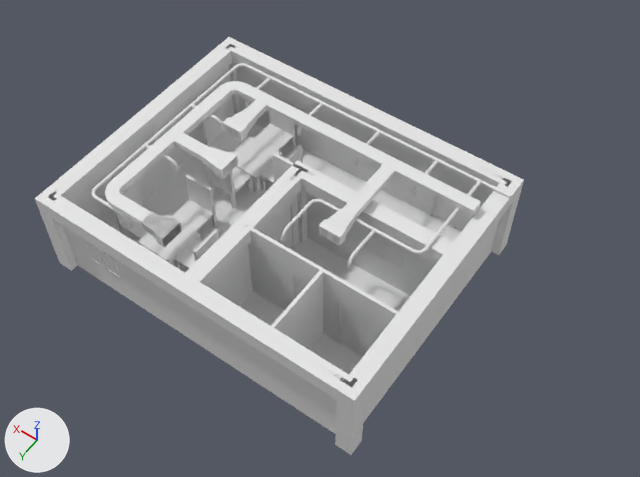
One commit to the Blender file S010.blend: the scene before it, then after it.
Before and after are seen from a 50 mm lens placed at (-5.39, 16.7, 21.7), pointed at (3.68, 4.0, 1.74). The lights are fixed; the arrows at lower left show +X, +Y and +Z.

Objects in the first picture: 'IfcBeam/Beam', 'IfcBeam/Beam.001', 'IfcBeam/Beam.002', 'IfcBeam/Beam.003', 'IfcBeam/Beam.004', 'IfcDuctSegment/DuctSegment', 'IfcDuctSegment/DuctSegment.002', 'IfcDuctSegment/DuctSegment.003', 'IfcDuctSegment/DuctSegment.005', 'IfcDuctSegment/DuctSegment.007', 'IfcDuctSegment/DuctSegment.010', 'IfcDuctSegment/DuctSegment.011', 'IfcDuctSegment/DuctSegment.012', 'IfcSlab/Slab', 'IfcWall/Wall', 'IfcWall/Wall.002', 'IfcWall/Wall.003', 'IfcWall/Wall.004', 'IfcWall/Wall.005', 'IfcWall/Wall.006', 'IfcWall/Wall.007'.
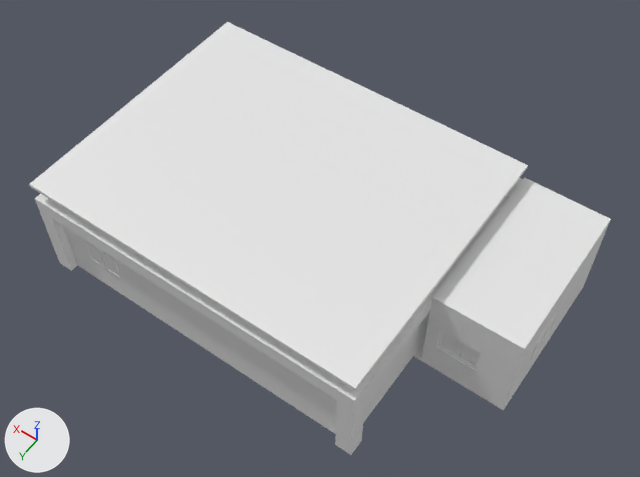
Where the newer file only moved an object's origin or applied its transform, the numbers keep the older frame.

Edits to the bpy script that builds the scene:
```text
Add me_15_7337:
    me_15_7337.from_pydata(...)  # a box spanning x 0.0..8.0, y 0.0..0.1, z 0.0..0.5
Add me_15_7444:
    me_15_7444.from_pydata(...)  # 16 vertices, 28 faces; spans x 0.0..2.5, y 0.0..0.1, z 0.0..3.0
Add me_15_8987:
    me_15_8987.from_pydata([(0.0, 0.0, -0.1), (0.0, 0.0, 0.0), (0.0, -5.0, 0.0), (0.0, -5.0, -0.1), (2.85, -5.0, 0.0), (2.85, -5.0, -0.1), (2.85, -0.03, 0.0), (2.85, -0.03, -0.1)], [], [(1, 0, 3), (2, 1, 3), (2, 3, 5), (4, 2, 5), (4, 5, 7), (6, 4, 7), (6, 7, 0), (1, 6, 0), (3, 0, 7), (5, 3, 7), (6, 1, 2), (6, 2, 4)])
Change ob_ifcwall_wall_006:
    ob_ifcwall_wall_006: bpy.data.objects.new('IfcWall/Wall.006', me_15_226) -> bpy.data.objects.new('IfcWall/Wall.006', me_15_7337)
Change ob_ifcwall_wall_007:
    ob_ifcwall_wall_007: bpy.data.objects.new('IfcWall/Wall.007', me_15_1755) -> bpy.data.objects.new('IfcWall/Wall.007', me_15_7444)
Change ob_ifcbeam_beam_002:
    ob_ifcbeam_beam_002: bpy.data.objects.new('IfcBeam/Beam.002', me_15_1089) -> bpy.data.objects.new('IfcBeam/Beam.002', me_15_1155)
Change ob_ifcbeam_beam_003:
    ob_ifcbeam_beam_003: bpy.data.objects.new('IfcBeam/Beam.003', me_15_1177) -> bpy.data.objects.new('IfcBeam/Beam.003', me_15_1133)
Change ob_ifcbeam_beam_004:
    ob_ifcbeam_beam_004: bpy.data.objects.new('IfcBeam/Beam.004', me_15_1155) -> bpy.data.objects.new('IfcBeam/Beam.004', me_15_1177)
Change ob_ifcductsegment_ductsegment_002:
    ob_ifcductsegment_ductsegment_002: bpy.data.objects.new('IfcDuctSegment/DuctSegment.002', me_15_6730) -> bpy.data.objects.new('IfcDuctSegment/DuctSegment.002', me_15_6035)
Change ob_ifcductsegment_ductsegment_003:
    ob_ifcductsegment_ductsegment_003: bpy.data.objects.new('IfcDuctSegment/DuctSegment.003', me_15_6035) -> bpy.data.objects.new('IfcDuctSegment/DuctSegment.003', me_15_6730)
Change ob_ifcductsegment_ductsegment_005:
    ob_ifcductsegment_ductsegment_005: bpy.data.objects.new('IfcDuctSegment/DuctSegment.005', me_15_6364) -> bpy.data.objects.new('IfcDuctSegment/DuctSegment.005', me_15_5963)
Change ob_ifcductsegment_ductsegment_006:
    ob_ifcductsegment_ductsegment_006: bpy.data.objects.new('IfcDuctSegment/DuctSegment.006', me_15_6364) -> bpy.data.objects.new('IfcDuctSegment/DuctSegment.006', me_15_6804)
Change ob_ifcductsegment_ductsegment_007:
    ob_ifcductsegment_ductsegment_007: bpy.data.objects.new('IfcDuctSegment/DuctSegment.007', me_15_6364) -> bpy.data.objects.new('IfcDuctSegment/DuctSegment.007', me_15_6873)
Change ob_ifcductsegment_ductsegment_010:
    ob_ifcductsegment_ductsegment_010: bpy.data.objects.new('IfcDuctSegment/DuctSegment.010', me_15_5963) -> bpy.data.objects.new('IfcDuctSegment/DuctSegment.010', me_15_6364)
Change ob_ifcductsegment_ductsegment_011:
    ob_ifcductsegment_ductsegment_011: bpy.data.objects.new('IfcDuctSegment/DuctSegment.011', me_15_5963) -> bpy.data.objects.new('IfcDuctSegment/DuctSegment.011', me_15_6364)
Change ob_ifcductsegment_ductsegment_012:
    ob_ifcductsegment_ductsegment_012: bpy.data.objects.new('IfcDuctSegment/DuctSegment.012', me_15_6873) -> bpy.data.objects.new('IfcDuctSegment/DuctSegment.012', me_15_6364)
Add ob_ifcslab_slab_004:
    ob_ifcslab_slab_004 = bpy.data.objects.new('IfcSlab/Slab.004', me_15_7627)  # a box spanning x 0.0..2.6, y -5.0..0.0, z -0.1..0.0
    ob_ifcslab_slab_004.location = (-2.95, 4.75, 3.1)
Add ob_ifcslab_slab_001:
    ob_ifcslab_slab_001 = bpy.data.objects.new('IfcSlab/Slab.001', me_15_7104_1)  # a box spanning x 0.0..10.7, y -8.5..0.0, z -0.1..0.0
    ob_ifcslab_slab_001.location = (-0.35, 8.25, 3.6)
Add ob_ifcslab_slab_002:
    ob_ifcslab_slab_002 = bpy.data.objects.new('IfcSlab/Slab.002', me_15_8987)
    ob_ifcslab_slab_002.location = (-2.95, 4.75, 0.0)
Add ob_ifcwindow_window_013:
    ob_ifcwindow_window_013 = bpy.data.objects.new('IfcWindow/Window.013', me_15_2218)
    ob_ifcwindow_window_013.location = (-2.85, 3.04, 1.0)
    ob_ifcwindow_window_013.rotation_euler = (0.0, 0.0, 1.571)  # degrees (0, 0, 90)
Add ob_ifcwindow_window_012:
    ob_ifcwindow_window_012 = bpy.data.objects.new('IfcWindow/Window.012', me_15_2218)
    ob_ifcwindow_window_012.location = (-2.85, 2.44, 1.0)
    ob_ifcwindow_window_012.rotation_euler = (0.0, 0.0, 1.571)  # degrees (0, 0, 90)
Add ob_ifcwindow_window_011:
    ob_ifcwindow_window_011 = bpy.data.objects.new('IfcWindow/Window.011', me_15_2218)
    ob_ifcwindow_window_011.location = (-1.31, 4.75, 1.0)
    ob_ifcwindow_window_011.rotation_euler = (0.0, 0.0, 3.142)  # degrees (0, 0, 180)
Add ob_ifcwindow_window_010:
    ob_ifcwindow_window_010 = bpy.data.objects.new('IfcWindow/Window.010', me_15_2218)
    ob_ifcwindow_window_010.location = (-0.71, 4.75, 1.0)
    ob_ifcwindow_window_010.rotation_euler = (0.0, 0.0, 3.142)  # degrees (0, 0, 180)
Add ob_ifcwall_wall_012:
    ob_ifcwall_wall_012 = bpy.data.objects.new('IfcWall/Wall.012', me_15_7506)  # 20 vertices, 40 faces; spans x 0.0..2.5, y 0.0..0.1, z 0.0..3.0
    ob_ifcwall_wall_012.location = (-0.35, 4.75, 0.0)
    ob_ifcwall_wall_012.rotation_euler = (0.0, 0.0, 3.142)  # degrees (0, 0, 180)
Add ob_ifcwall_wall_009:
    ob_ifcwall_wall_009 = bpy.data.objects.new('IfcWall/Wall.009', me_15_7482)  # 20 vertices, 40 faces; spans x 0.0..5.0, y 0.0..0.1, z 0.0..3.0
    ob_ifcwall_wall_009.location = (-2.85, -0.25, 0.0)
    ob_ifcwall_wall_009.rotation_euler = (0.0, 0.0, 1.571)  # degrees (0, 0, 90)
```

Changed parts and their boxes (x1, y1, x2, y2) in the pictures (640 x 477 px):
'IfcSlab/Slab.001', added: after (29, 22, 528, 390)
'IfcSlab/Slab.004', added: after (432, 178, 611, 351)
'IfcWall/Wall.012', added: after (422, 300, 520, 407)
'IfcWall/Wall.009', added: after (501, 222, 610, 408)
'IfcWindow/Window.010', added: after (437, 330, 460, 358)
'IfcWindow/Window.011', added: after (457, 342, 480, 369)
'IfcSlab/Slab.002', added: after (414, 287, 583, 410)
'IfcWindow/Window.013', added: after (530, 328, 547, 360)
'IfcWindow/Window.012', added: after (542, 312, 557, 343)
'IfcSlab/Slab', unchanged, covered by the edit: before (113, 124, 462, 374)
'IfcWall/Wall.005', unchanged, covered by the edit: before (231, 45, 505, 231)
'IfcWall/Wall.004', unchanged, covered by the edit: before (245, 225, 404, 352)
'IfcBeam/Beam.001', unchanged, covered by the edit: before (48, 45, 232, 202)
